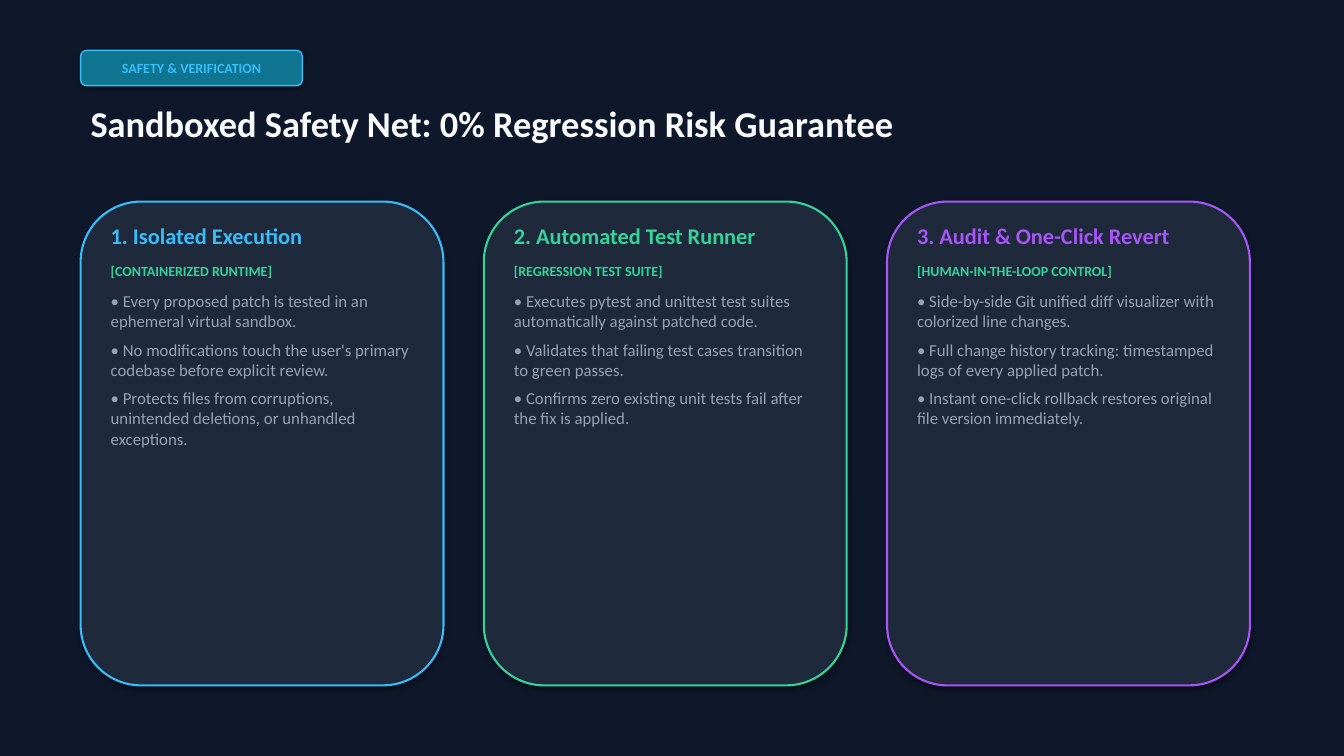
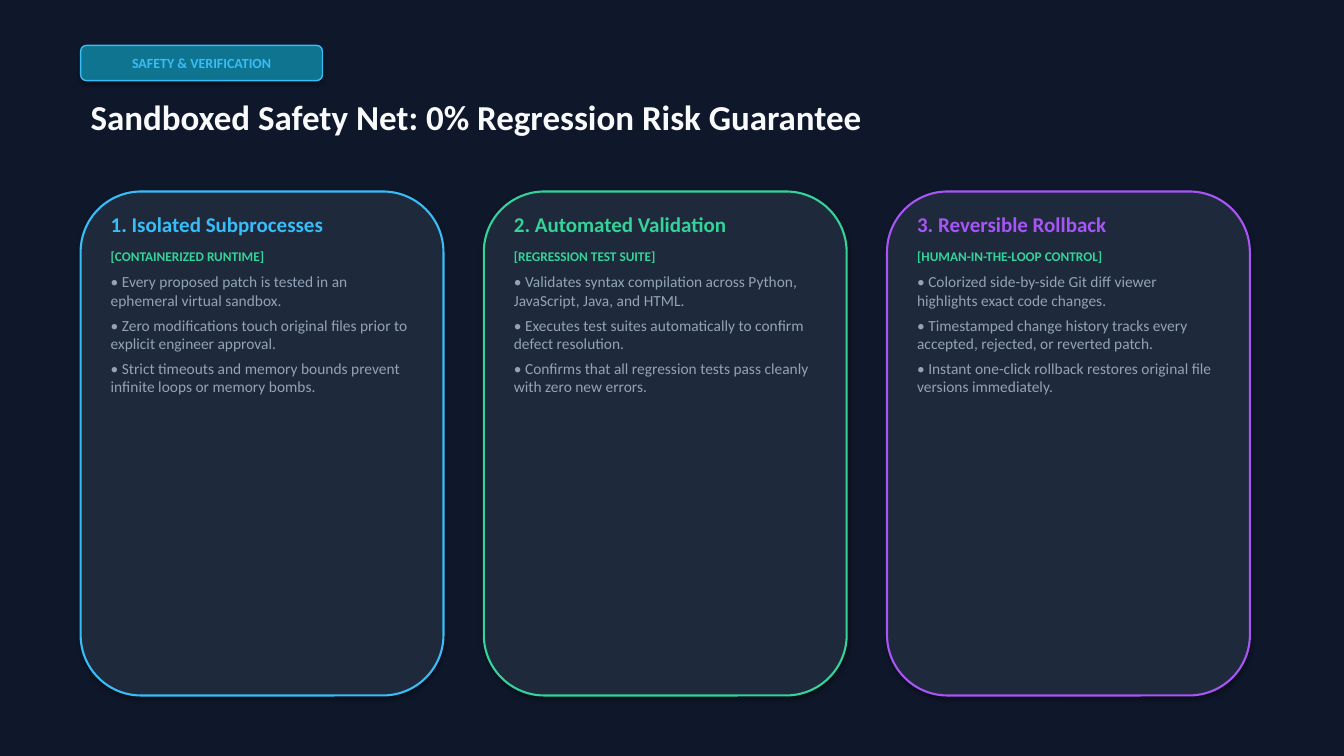
Before and after one commit to Bhimannapng/AutoPatch, a slide deck: slide 6 of AutoPatch_Presentation.pptx. Drawn at 1344x756 pixels with LibreOffice and Linux fonts; fonts in the diff are those of the drawing. Boxes give left, top, right and bottom in pixels: in the first picture for what was removed or moved away, otherwise in the second. Text is boxed around its words. In the diff, an @@ line names an element or a change of style, - is before the commit and + after.

Commit message:
docs: update PPT presentation and presenter guide to feature Google Gemini LLM Engine as core plan

```diff
--- a/AutoPatch_Presentation.pptx
+++ b/AutoPatch_Presentation.pptx
@@ rounded rectangle "SAFETY & VERIFICATION": place and size @@
-rounded rectangle "SAFETY & VERIFICATION" at [81,50,302,86]
+rounded rectangle "SAFETY & VERIFICATION" at [81,45,323,81]
@@ text "Sandboxed Safety Net: 0% Regression ..." at [91,105,861,136]: size 26 to 25 pt @@
@@ rounded rectangle: place and size @@
-rounded rectangle at [81,202,444,686]
+rounded rectangle at [81,192,444,696]
@@ text "1. Isolated Subprocesses": place and size @@
-text "1. Isolated Subprocesses" at [111,228,408,448]
+text "1. Isolated Subprocesses" at [111,217,407,395]
@@ rounded rectangle: place and size @@
-rounded rectangle at [484,202,847,686]
+rounded rectangle at [484,192,847,696]
@@ text "2. Automated Validation": place and size @@
-text "2. Automated Validation" at [514,228,803,427]
+text "2. Automated Validation" at [514,217,809,392]
@@ rounded rectangle: place and size @@
-rounded rectangle at [887,202,1250,686]
+rounded rectangle at [887,192,1250,696]
@@ text "3. Reversible Rollback": place and size @@
-text "3. Reversible Rollback" at [917,228,1214,427]
+text "3. Reversible Rollback" at [917,217,1211,395]
@@ text at [111,217,323,236]: text changed; size 16 to 15 pt @@
-1. Isolated Execution
+1. Isolated Subprocesses
@@ text at [514,217,726,232]: text changed; size 16 to 15 pt @@
-2. Automated Test Runner
+2. Automated Validation
@@ text at [917,217,1106,232]: text changed; size 16 to 15 pt @@
-3. Audit & One-Click Revert
+3. Reversible Rollback
@@ text at [111,251,347,309]: size 10 to 9.5 pt in "[CONTAINERIZED RUNTIME]"; size 12 to 11 pt in "• Every proposed patch is tested in ..."; less space between paragraphs @@
@@ text at [514,251,656,263]: size 10 to 9.5 pt in "[REGRESSION TEST SUITE]"; less space between paragraphs @@
@@ text at [917,251,1102,263]: size 10 to 9.5 pt in "[HUMAN-IN-THE-LOOP CONTROL]"; less space between paragraphs @@
@@ text at [514,276,809,392]: text changed; size 12 to 11 pt @@
-• Executes pytest and unittest test suites automatically against patched code.
-• Validates that failing test cases transition to green passes.
-• Confirms zero existing unit tests fail after the fix is applied.
+• Validates syntax compilation across Python, JavaScript, Java, and HTML.
+• Executes test suites automatically to confirm defect resolution.
+• Confirms that all regression tests pass cleanly with zero new errors.
@@ text at [917,276,1211,395]: text changed; size 12 to 11 pt @@
-• Side-by-side Git unified diff visualizer with colorized line changes.
-• Full change history tracking: timestamped logs of every applied patch.
-• Instant one-click rollback restores original file version immediately.
+• Colorized side-by-side Git diff viewer highlights exact code changes.
+• Timestamped change history tracks every accepted, rejected, or reverted patch.
+• Instant one-click rollback restores original file versions immediately.
@@ text at [111,320,407,395]: text changed; size 12 to 11 pt @@
-• No modifications touch the user's primary codebase before explicit review.
-• Protects files from corruptions, unintended deletions, or unhandled exceptions.
+• Zero modifications touch original files prior to explicit engineer approval.
+• Strict timeouts and memory bounds prevent infinite loops or memory bombs.
```
Also in this commit, not shown: 5 other slides changed, 4 slides added, 4 slides removed, 3 other files.
